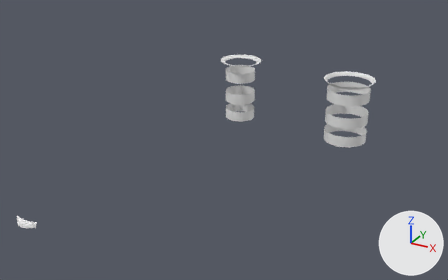
One commit to the FBX model Fortrest/Assets/Team/Jayden/Coast/SM_WaterfallRings.fbx: the scene before it, then after it.
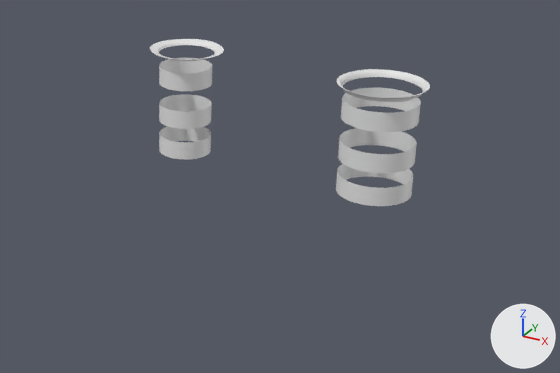
There are two pictures of each version: one whole from a 50 mm camera at (190.0, -414.0, 145.0) aimed at (22.0, -108.0, -8.0), one close up on the part from 31% to 100% of the width and 12% to 86% of the height. The axes (+X, +Y, +Z) are drawn at lower right. The lights are the same throughout. Materials are left out; every surface is plain grey. Where no turn or scale is listed for an object, it has been applied to the vertices.

Objects in the first close-up: 'SM_WaterfallRings.002'.
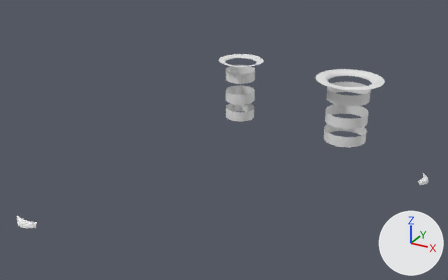
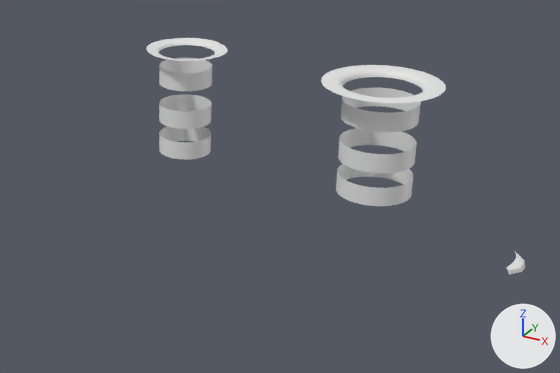
Pixel boxes (x1, y1, x2, y2) of what changed, in the close-ups (560 x 373 px; the box of a moved part takes in the faces that stretch with it):
'SM_WaterfallRings.002', reshaped: before (150, 39, 430, 206); after (146, 38, 525, 275)
part 1 of me_plane_004, added: after (506, 251, 525, 275)
part 2 of me_plane_004, added: after (321, 65, 446, 103)
part 3 of me_plane_004, moved or reshaped: before (150, 39, 224, 60); after (146, 38, 227, 61)

Diff of the bpy script that builds the scene:
```diff
--- a/Fortrest/Assets/Team/Jayden/Coast/SM_WaterfallRings.fbx.py
+++ b/Fortrest/Assets/Team/Jayden/Coast/SM_WaterfallRings.fbx.py
@@ me_plane_004 @@
 # verts and faces of me_plane_004; kept vertices keep their numbers, new ones are numbered from 676
-me_plane_004.from_pydata(...)  # 676 vertices, 408 faces; spans x -51.0..78.0, y -249.0..40.0, z -48.0..1.0
+me_plane_004.from_pydata(...)  # 776 vertices, 496 faces; spans x -53.0..146.0, y -249.0..45.0, z -48.0..1.0
+# me_plane_004 part 1: the loose piece of 36 vertices spanning x -9.0..3.0, y -249.0..-245.0, z -2.0..1.0 is copied, and the copy is multiplied about its middle by the matrix ((0.0, -0.989, -0.141), (0.999, 0.0, 0.0), (0.0, -0.141, 0.989)), then moved by (147.0, 130.0, 0.0); it spans x 142.0..146.0, y -123.0..-111.0, z -2.0..0.0
+# me_plane_004 part 2
+# 50 vertices are added at x 34.0..84.0, y -6.0..45.0, z 0.0
+# 7 new vertices lie (2.0, -4.0, 0.0) away from vertices in x 36.0..82.0, y 0.0..43.0, z 0.0
+# 7 new vertices lie (2.0, 4.0, 0.0) away from vertices in x 34.0..80.0, y -4.0..39.0, z 0.0
+# 64 new faces join them
+# me_plane_004 part 3
+for i in [229, 237, 244, 292]: verts[i] += (0.0, -2.0, 0.0)
+for i in [252, 328, 336]: verts[i] += (2.0, -1.0, 0.0)
+for i in [256, 272, 276, 281]: verts[i] += (0.0, 2.0, 0.0)
+verts[233] = (-47.0, 11.0, 1.0)  # moved, pixel (148, 52)
+verts[325] = (-50.0, 14.0, 1.0)  # moved, pixel (146, 49)
+verts[240] = (-34.0, 5.0, 1.0)  # moved, pixel (167, 59)
+verts[249] = (-28.0, 6.0, 1.0)  # moved, pixel (181, 60)
+verts[284] = (-25.0, 7.0, 1.0)  # moved, pixel (188, 60)
+verts[260] = (-47.0, 36.0, 1.0)  # moved, pixel (175, 38)
+verts[297] = (-43.0, 39.0, 1.0)  # moved, pixel (185, 37)
+verts[264] = (-21.0, 36.0, 1.0)  # moved, pixel (224, 45)
+verts[344] = (-16.0, 27.0, 1.0)  # moved, pixel (226, 52)
+verts[269] = (-28.0, 41.0, 1.0)  # moved, pixel (216, 41)
+verts[289] = (-25.0, 39.0, 1.0)  # moved, pixel (220, 43)
+verts[348] = (-17.0, 30.0, 1.0)  # moved, pixel (227, 50)
+verts[300] = (-50.0, 32.0, 1.0)  # moved, pixel (165, 39)
+verts[304] = (-52.0, 30.0, 1.0)  # moved, pixel (159, 40)
+verts[308] = (-53.0, 27.0, 1.0)  # moved, pixel (154, 41)
+verts[312] = (-53.0, 23.0, 1.0)  # moved, pixel (150, 43)
+verts[316] = (-53.0, 20.0, 1.0)  # moved, pixel (148, 45)
+verts[320] = (-52.0, 17.0, 1.0)  # moved, pixel (146, 47)
+verts[332] = (-17.0, 17.0, 1.0)  # moved, pixel (215, 57)
+verts[340] = (-16.0, 23.0, 1.0)  # moved, pixel (223, 54)
+verts[353] = (-18.0, 32.0, 1.0)  # moved, pixel (227, 48)
```
